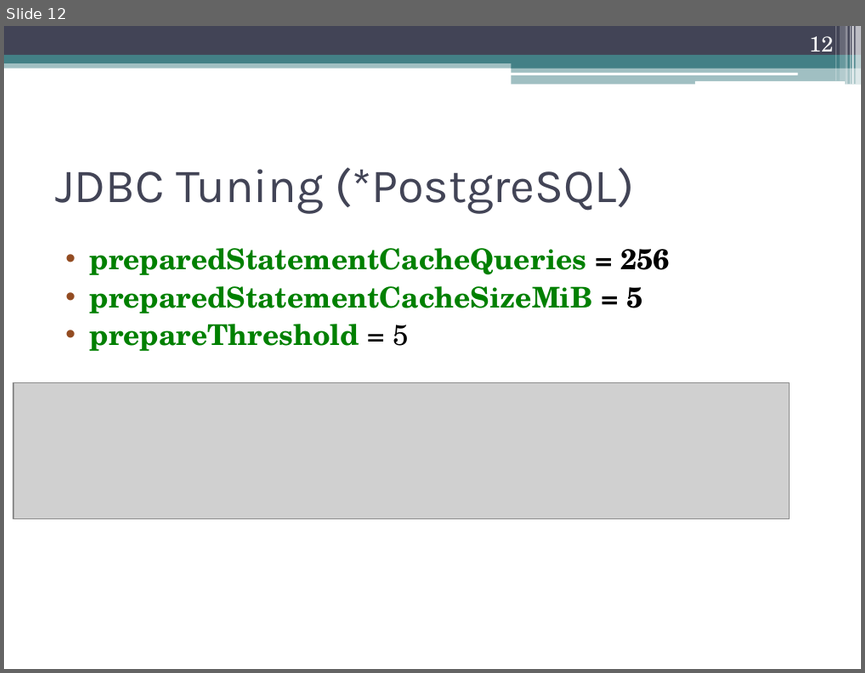
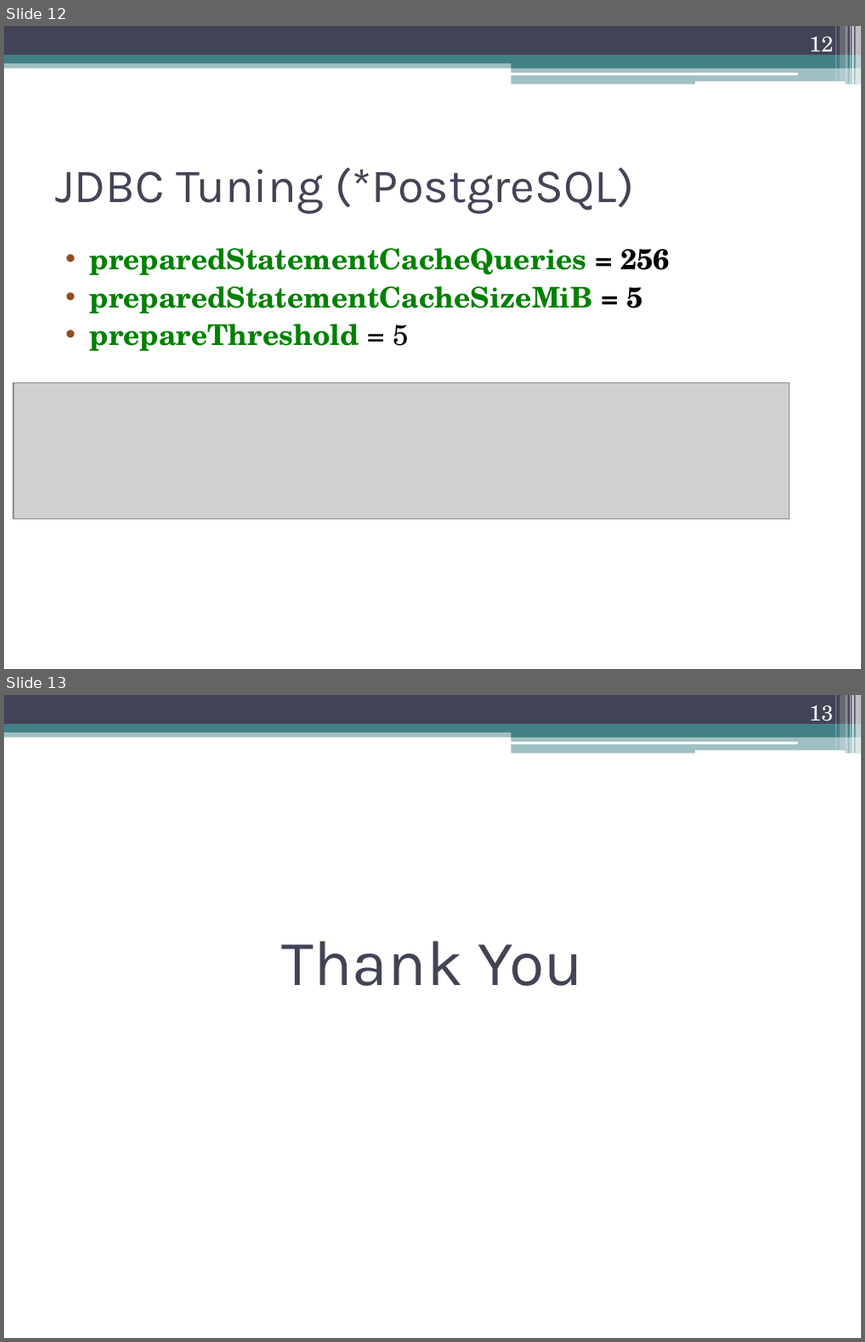
Before and after one commit to artem-emelin/hibernate-demo, a slide deck: stuff/Hibernate.pptx. Shown one above the other, each under a label of ours: slide 12 before the commit, slides 12 and 13 after it. The pictures are 865x673 and 865x1342 pixels, drawn with LibreOffice and Linux fonts; fonts in the diff are those of the drawing; grey boxes stand for pictures. Boxes give left, top, right and bottom in pixels: in the first picture for what was removed or moved away, otherwise in the second. Text is boxed around its words. In the diff, an @@ line names an element or a change of style, - is before the commit and + after.

```diff
--- a/stuff/Hibernate.pptx
+++ b/stuff/Hibernate.pptx
@@ slide 13 added at [4,695,861,1338], background #FFFFFF; not listed: 13 template elements that a slide beside it also shows @@
@@ page number added at [809,705,833,727], 18 pt, text #FFFFFF @@
+13
@@ title added at [282,941,584,986], 54 pt, text #424456 @@
+Thank You
```
Also in this commit, not shown: 1 slide changed, 8 other files.
